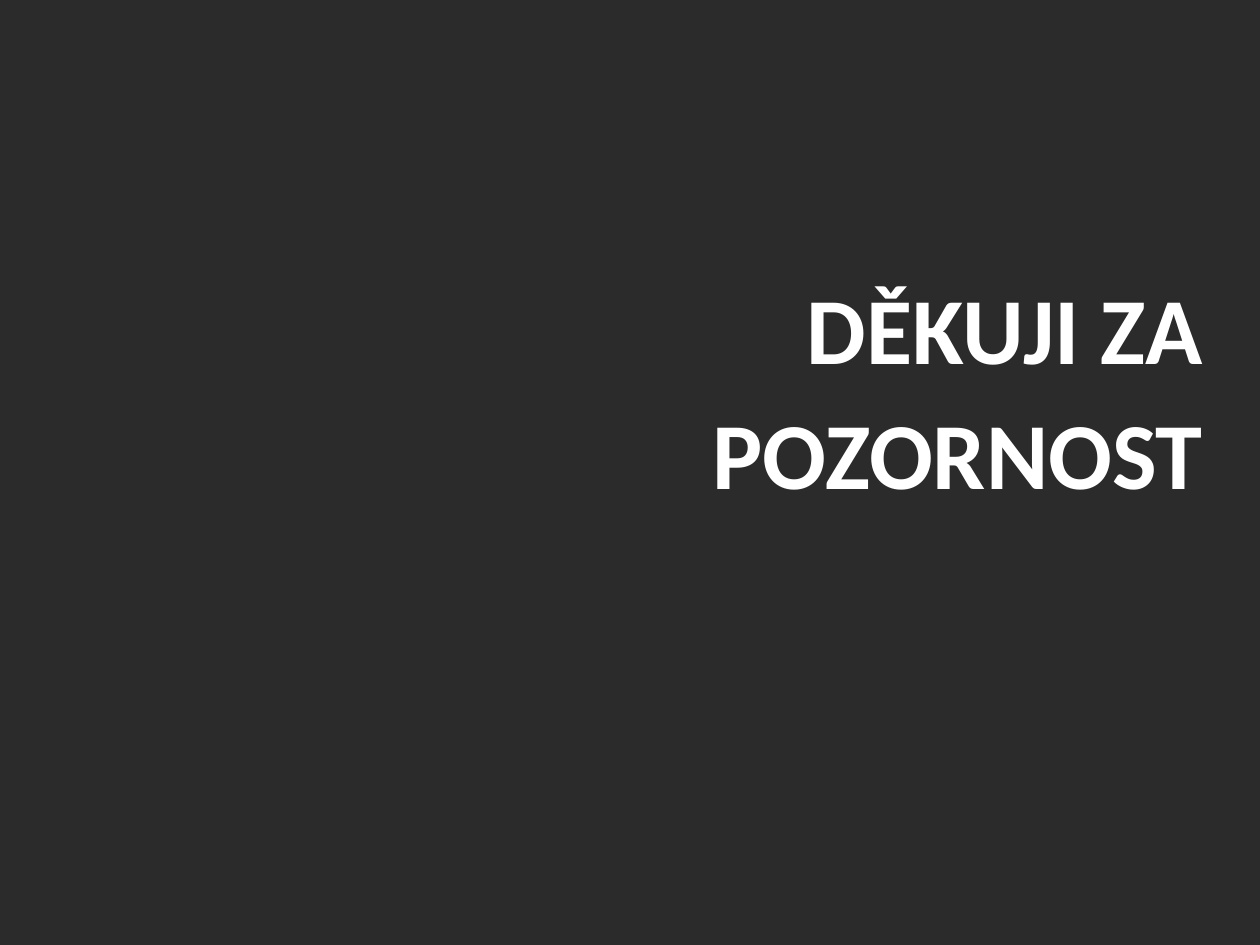
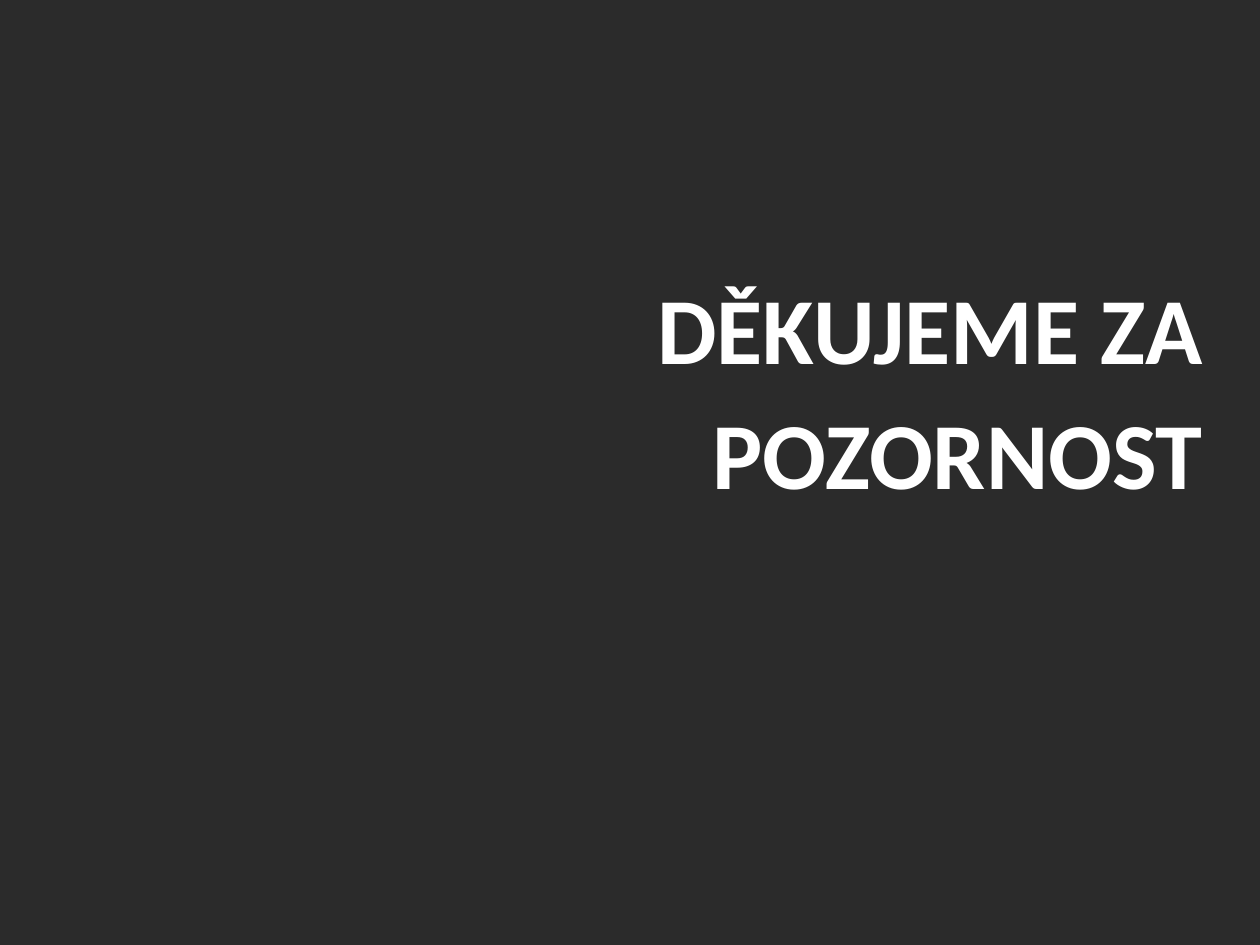
Before and after one commit to azermert/pto38team, a slide deck: slide 9 of prezentace/prezentace.pptx. Drawn at 1260x945 pixels with LibreOffice and Linux fonts; fonts in the diff are those of the drawing; background and template pictures are left out; a plain dark background stands for a picture behind light text. Boxes give left, top, right and bottom in pixels: in the first picture for what was removed or moved away, otherwise in the second. Text is boxed around its words. In the diff, an @@ line names an element or a change of style, - is before the commit and + after.

```diff
--- a/prezentace/prezentace.pptx
+++ b/prezentace/prezentace.pptx
@@ text at [657,286,1203,490]: text changed @@
-DĚKUJI ZA POZORNOST
+DĚKUJEME ZA POZORNOST
```
Also in this commit, not shown: 1 other file.
